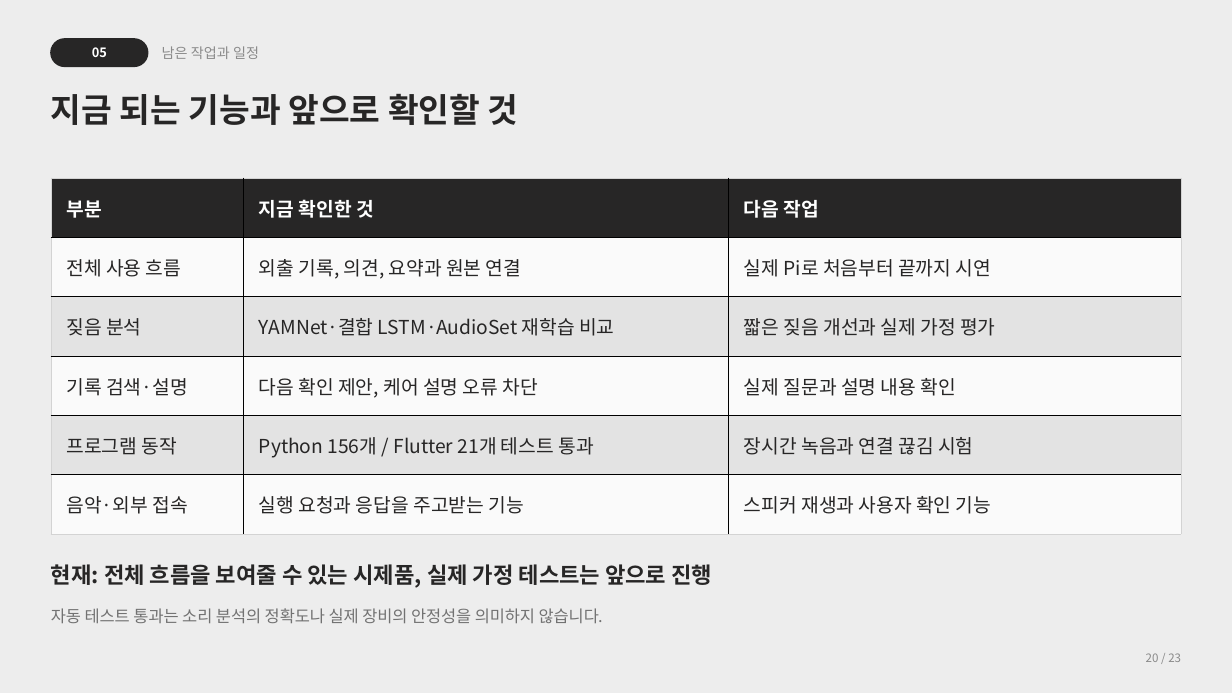
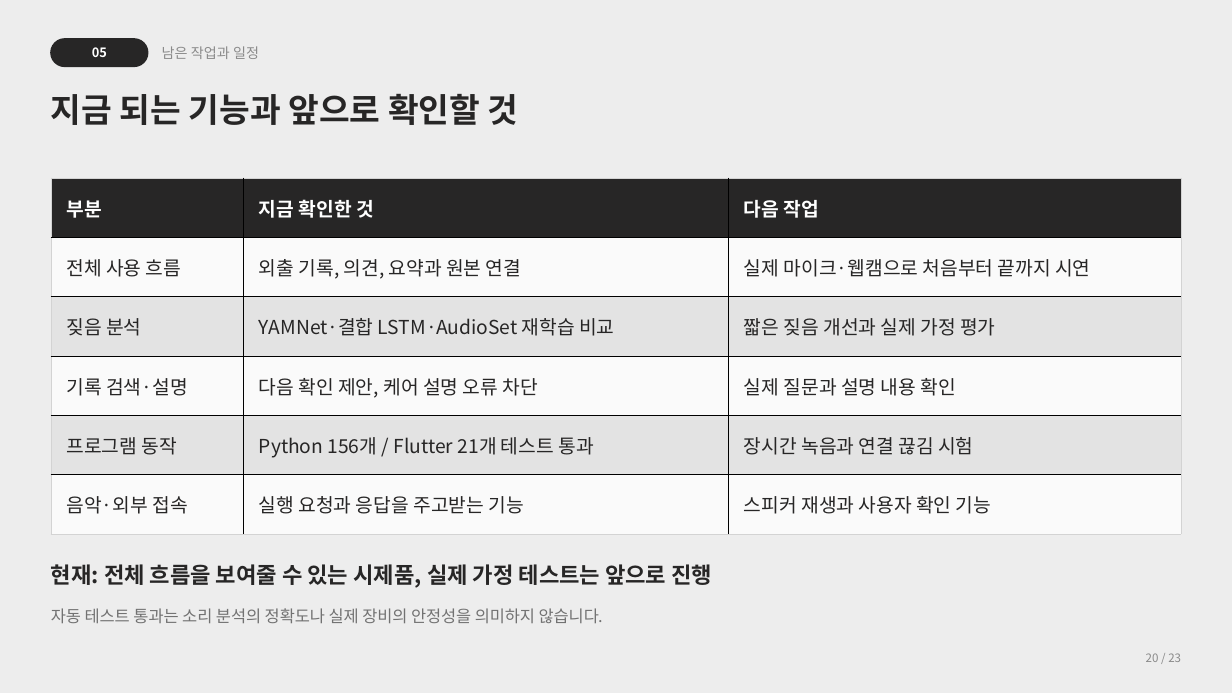
Before and after one commit to wuerphe39/capstone_really, a slide deck: slide 20 of docs/presentation/PetMind_3주차발표자료.pptx. Drawn at 1232x693 pixels with LibreOffice and Linux fonts; fonts in the diff are those of the drawing. Boxes give left, top, right and bottom in pixels: in the first picture for what was removed or moved away, otherwise in the second. Text is boxed around its words. In the diff, an @@ line names an element or a change of style, - is before the commit and + after.

```diff
--- a/docs/presentation/PetMind_3주차발표자료.pptx
+++ b/docs/presentation/PetMind_3주차발표자료.pptx
@@ table at box(51, 178, 1181, 534) @@
-row 2, column 3: 실제 Pi로 처음부터 끝까지 시연
+row 2, column 3: 실제 마이크·웹캠으로 처음부터 끝까지 시연
```
Also in this commit, not shown: 4 other slides changed, 4 other files.
